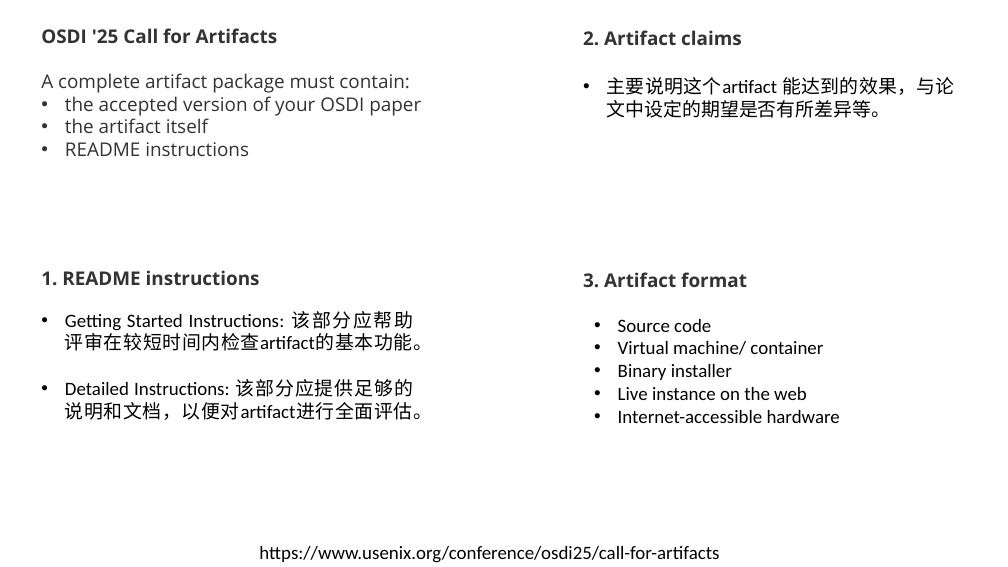
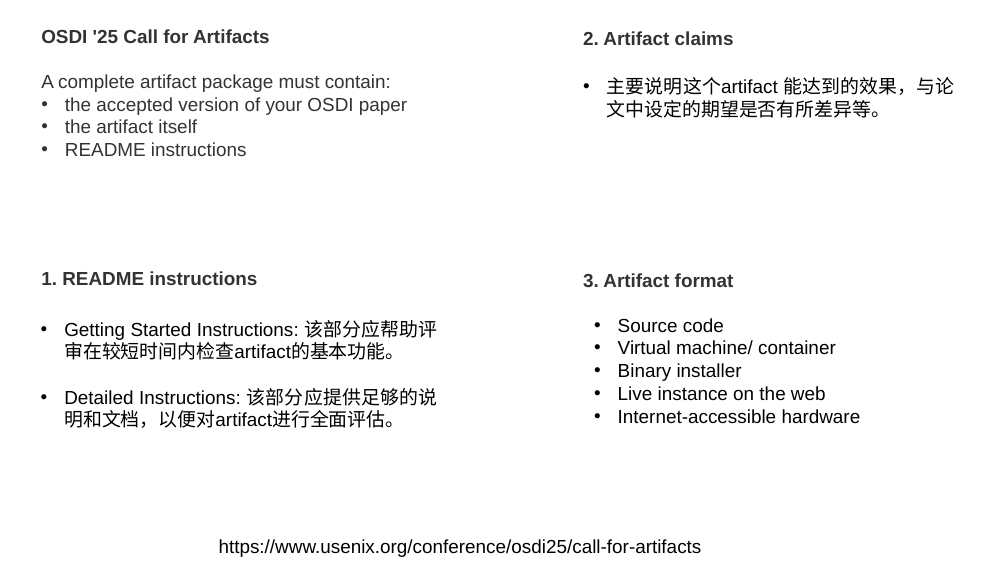
Before and after one commit to fmy-fly/Pre-ppt, a slide deck: slide 14 of AE介绍.pptx (slide 13 before the commit). Drawn at 1008x567 pixels with LibreOffice and Linux fonts; fonts in the diff are those of the drawing. Boxes give left, top, right and bottom in pixels: in the first picture for what was removed or moved away, otherwise in the second. Text is boxed around its words. In the diff, an @@ line names an element or a change of style, - is before the commit and + after.

```diff
--- a/AE介绍.pptx
+++ b/AE介绍.pptx
@@ font Open Sans to Arial in 4 elements at <box>41,271,257,285</box>, <box>583,31,734,45</box>, <box>583,273,734,287</box>, <box>41,29,407,156</box> @@
@@ text "Getting Started Instructions: 该部分应帮助评审在较短时间内检查artifact的基本功能。": place and size @@
-text "Getting Started Instructions: 该部分应帮助评审在较短时间内检查artifact的基本功能。" at <box>65,311,432,420</box>
+text "Getting Started Instructions: 该部分应帮助评审在较短时间内检查artifact的基本功能。" at <box>64,320,438,428</box>
@@ font Calibri to Arial in 4 elements at <box>607,77,955,118</box>, <box>618,318,861,424</box>, <box>64,320,438,428</box>, <box>219,539,702,557</box> @@
@@ text "https://www.usenix.org/conference/osdi25/call-for-artifacts": place and size @@
-text "https://www.usenix.org/conference/osdi25/call-for-artifacts" at <box>259,546,719,563</box>
+text "https://www.usenix.org/conference/osdi25/call-for-artifacts" at <box>219,539,702,557</box>
```
Also in this commit, not shown: 18 other slides changed, 2 slides added, 1 slide removed.
